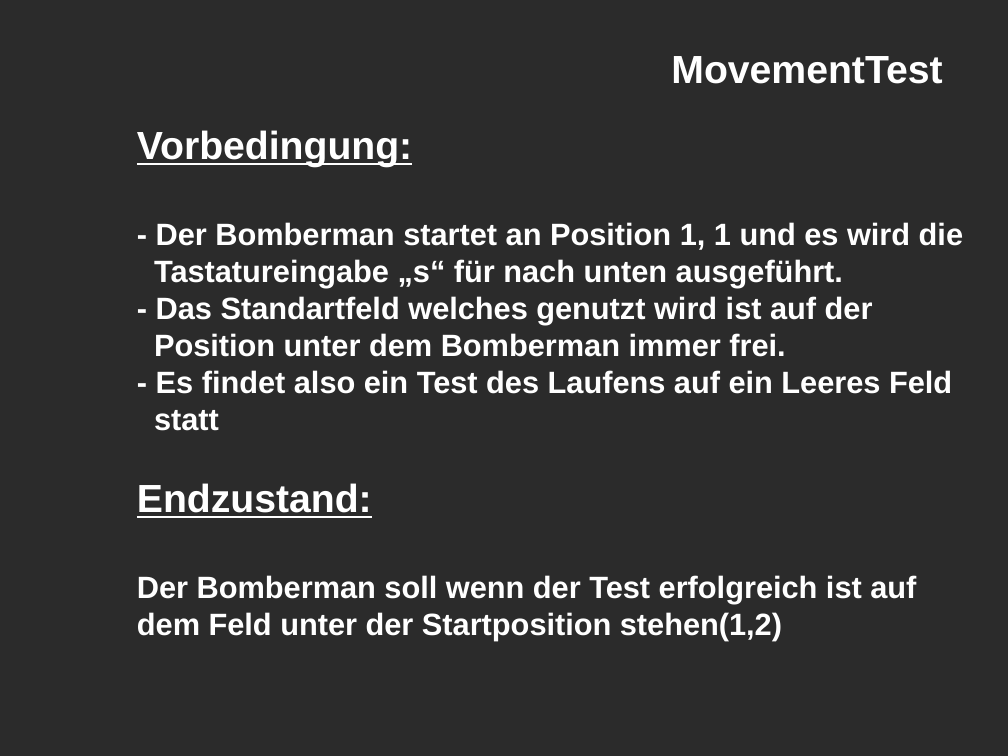
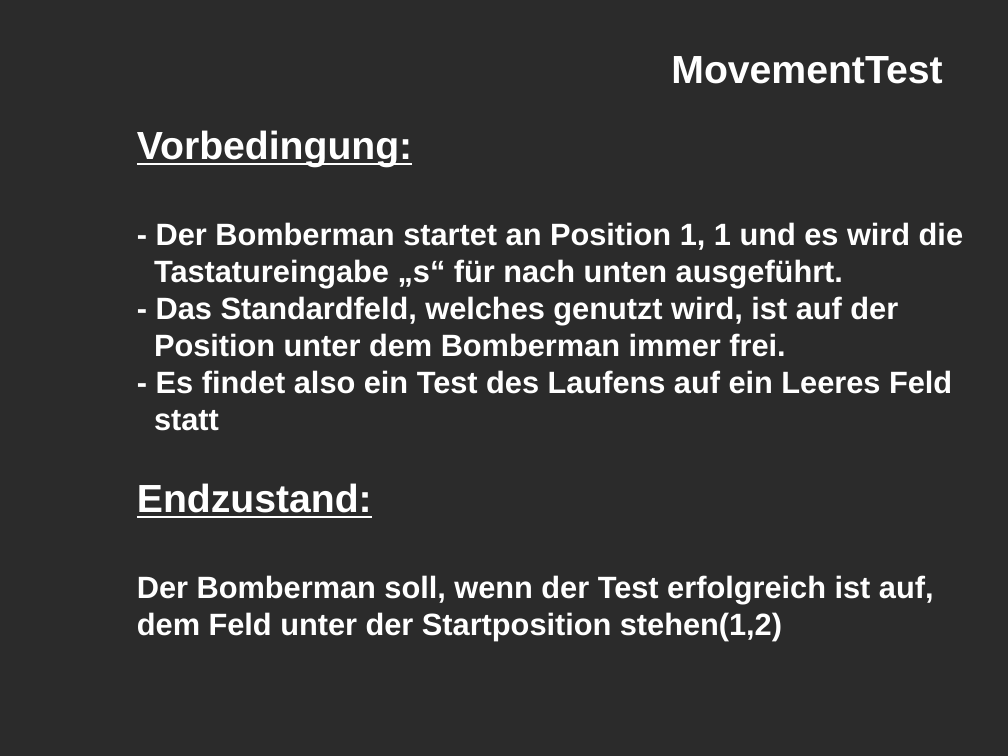
Before and after one commit to PaIIe/BombermanSPGr7, a slide deck: slide 6 of Testfall.ppt (slide 8 before the commit). Drawn at 1008x756 pixels with LibreOffice and Linux fonts; fonts in the diff are those of the drawing; background and template pictures are left out; a plain dark background stands for a picture behind light text. Boxes give left, top, right and bottom in pixels: in the first picture for what was removed or moved away, otherwise in the second. Text is boxed around its words. In the diff, an @@ line names an element or a change of style, - is before the commit and + after.

```diff
--- a/Testfall.ppt
+++ b/Testfall.ppt
@@ text at (154,296,898,357): text changed @@
-- Das Standartfeld welches genutzt wird ist auf der
-Position unter dem Bomberman immer frei.
+- Das Standardfeld, welches genutzt wird, ist auf der
+Position unter dem Bomberman immer frei.
@@ text at (137,575,934,640): text changed @@
-Der Bomberman soll wenn der Test erfolgreich ist auf dem Feld unter der Startposition stehen(1,2)
+Der Bomberman soll, wenn der Test erfolgreich ist auf, dem Feld unter der Startposition stehen(1,2)
```
Also in this commit, not shown: 7 other slides changed, 4 slides added.
